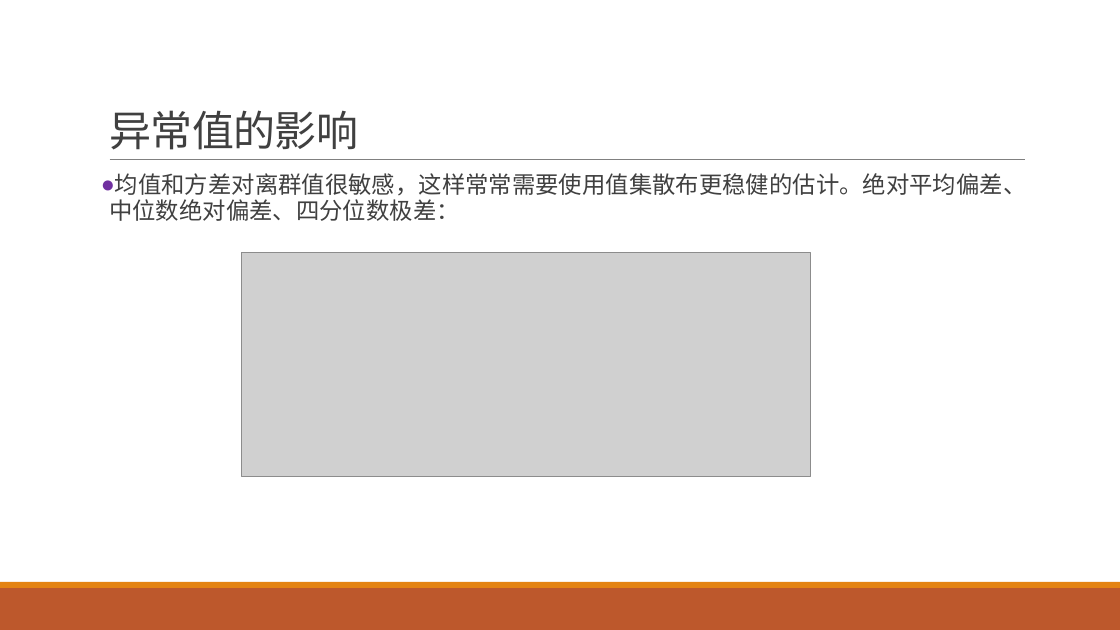
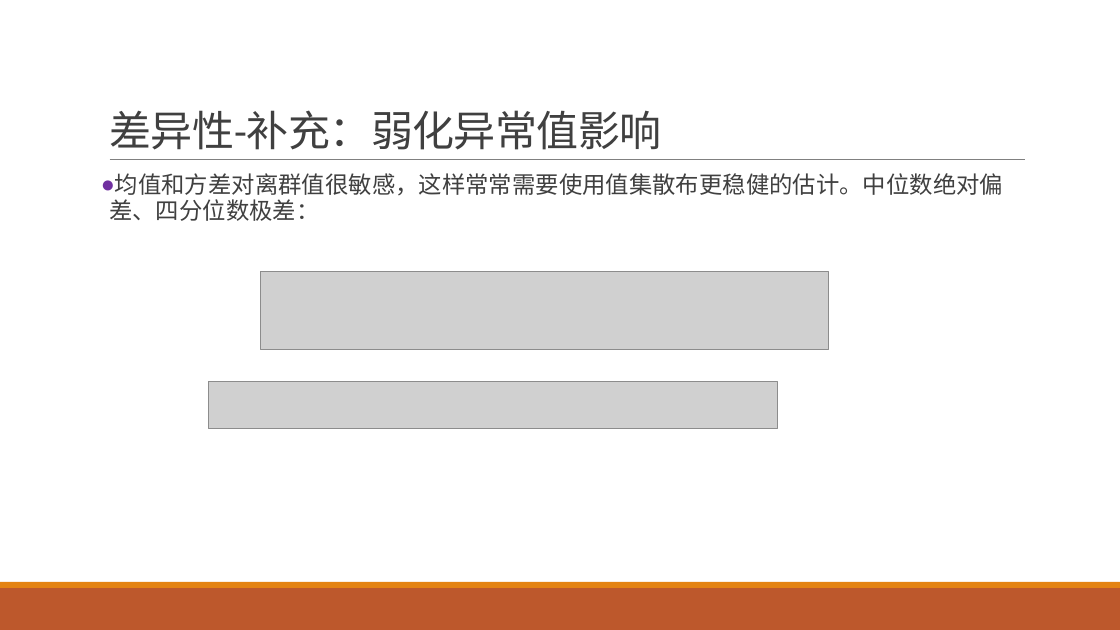
Before and after one commit to exoplanetX/DataAnalytics, a slide deck: slide 24 of 数据分析-3-探索性分析.pptx (slide 20 before the commit). Drawn at 1120x630 pixels with LibreOffice and Linux fonts; fonts in the diff are those of the drawing; grey boxes stand for pictures. Boxes give left, top, right and bottom in pixels: in the first picture for what was removed or moved away, otherwise in the second. Text is boxed around its words. In the diff, an @@ line names an element or a change of style, - is before the commit and + after.

```diff
--- a/数据分析-3-探索性分析.pptx
+++ b/数据分析-3-探索性分析.pptx
@@ title at (109,110,661,150): text changed @@
-异常值的影响
+差异性-补充：弱化异常值影响
@@ text at (109,173,1003,221): text changed @@
-● 均值和方差对离群值很敏感，这样常常需要使用值集散布更稳健的估计。绝对平均偏差、中位数绝对偏差、四分位数极差：
+● 均值和方差对离群值很敏感，这样常常需要使用值集散布更稳健的估计。中位数绝对偏差、四分位数极差：
@@ picture added at (260,271,829,350) @@
@@ picture: place and size @@
-picture at (242,252,811,476)
+picture at (208,381,777,429)
```
Also in this commit, not shown: 17 other slides changed, 5 slides added, 2 slides removed.
